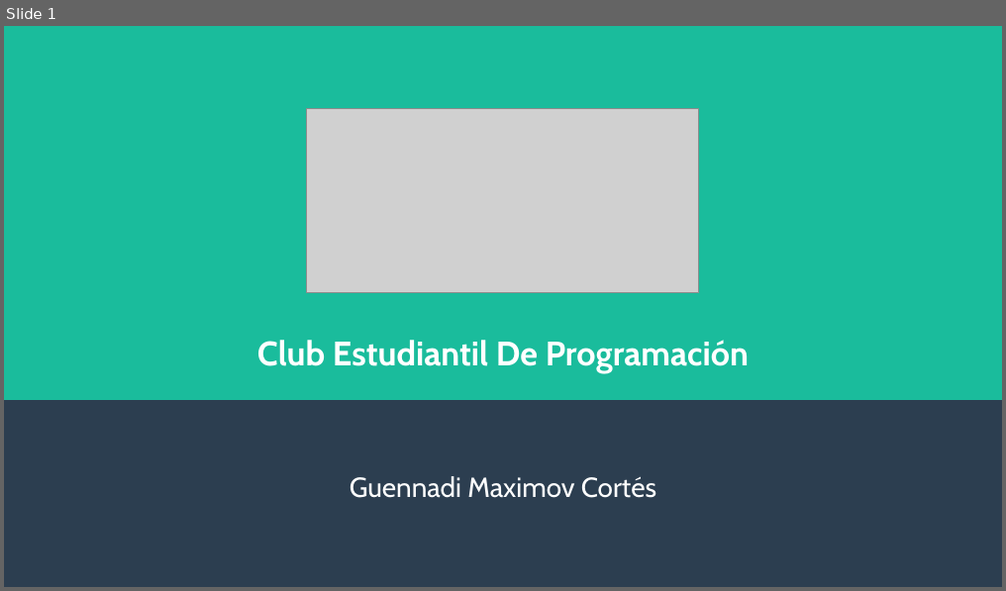
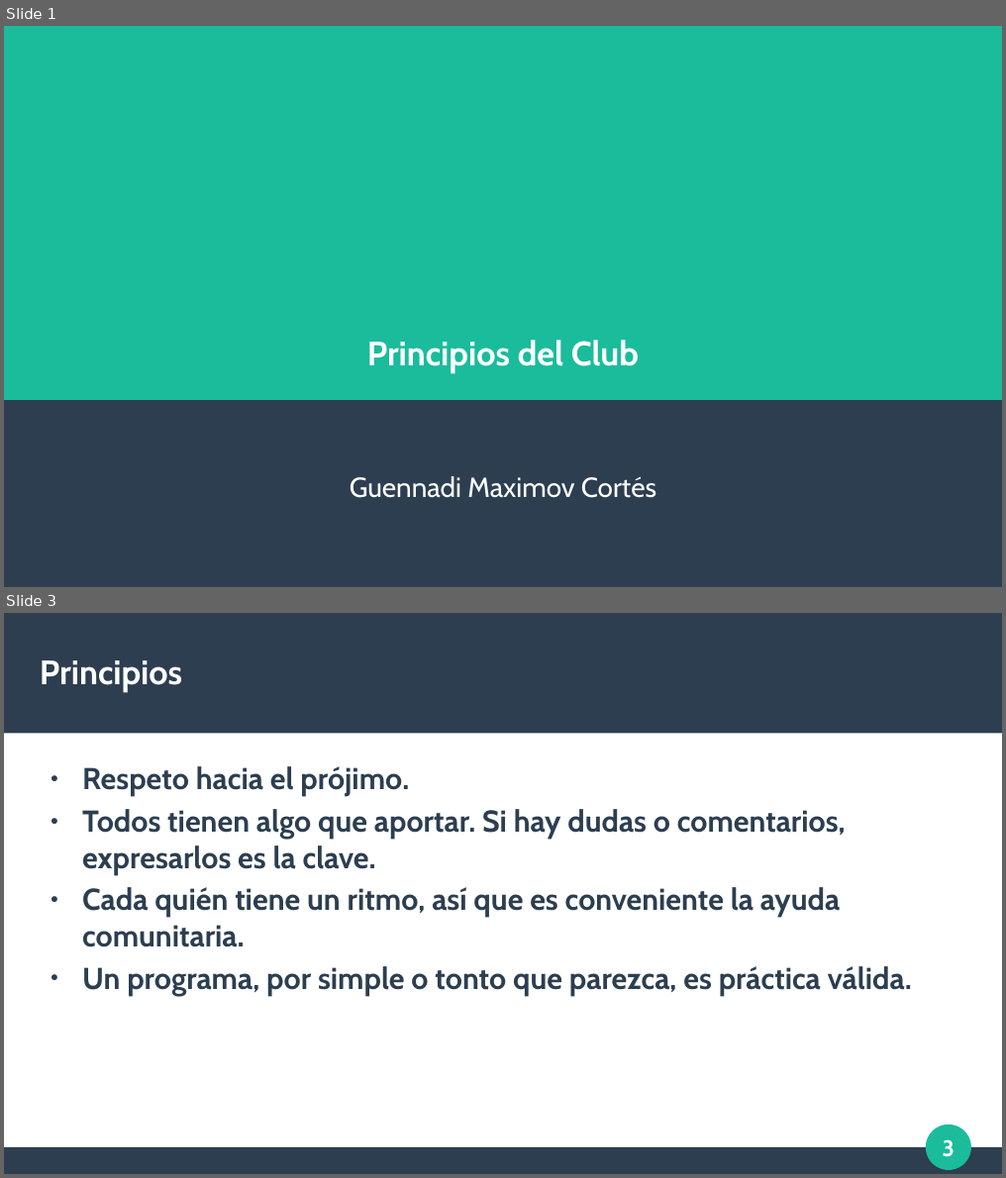
Before and after one commit to DrKJeff16/ClubProgra2023-1, a slide deck: 01_Introduccion/Sesion_1.odp. Shown one above the other, each under a label of ours: slide 1 before the commit, slides 1 and 3 after it; the slides between them are not shown. The pictures are 1006x591 and 1006x1178 pixels, drawn with LibreOffice and Linux fonts; fonts in the diff are those of the drawing; grey boxes stand for pictures. Boxes give left, top, right and bottom in pixels: in the first picture for what was removed or moved away, otherwise in the second. Text is boxed around its words. In the diff, an @@ line names an element or a change of style, - is before the commit and + after.

```diff
--- a/01_Introduccion/Sesion_1.odp
+++ b/01_Introduccion/Sesion_1.odp
@@ slide 3 added at bbox=[4, 613, 1002, 1174], background #FFFFFF @@
@@ rectangle added at bbox=[4, 613, 1002, 734], fill #2C3E50 @@
@@ title added at bbox=[40, 661, 182, 692], 27 pt, text #FFFFFF, bold @@
+Principios
@@ text added at bbox=[82, 766, 912, 996], 24 pt, text #2C3E50, bold @@
+● Respeto hacia el prójimo.
+● Todos tienen algo que aportar. Si hay dudas o comentarios, expresarlos es la clave.
+● Cada quién tiene un ritmo, así que es conveniente la ayuda comunitaria.
+● Un programa, por simple o tonto que parezca, es práctica válida.
@@ ellipse added at bbox=[927, 1126, 971, 1170], fill #1ABC9C, outline #1ABC9C 0.85 pt @@
@@ page number added at bbox=[943, 1140, 954, 1157], 18 pt, text #FFFFFF, bold @@
+3
@@ rectangle added at bbox=[4, 1149, 1002, 1174], fill #2C3E50 @@
@@ slide 1 changed as well @@
@@ picture removed at bbox=[307, 108, 699, 293] @@
@@ title at bbox=[367, 340, 639, 373]: text changed @@
-Club Estudiantil De Programación
+Principios del Club
```
Also in this commit, not shown: 1 other slide added, 4 slides removed, 2 other files.
